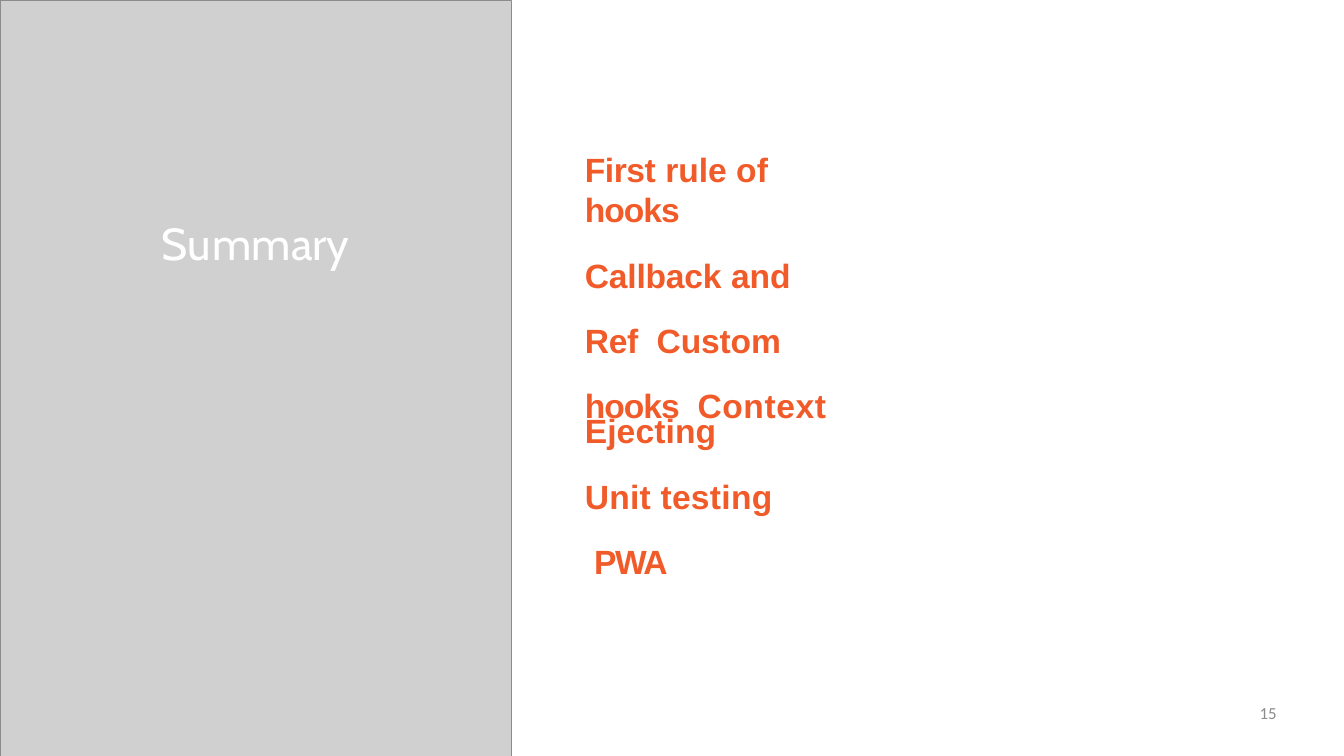
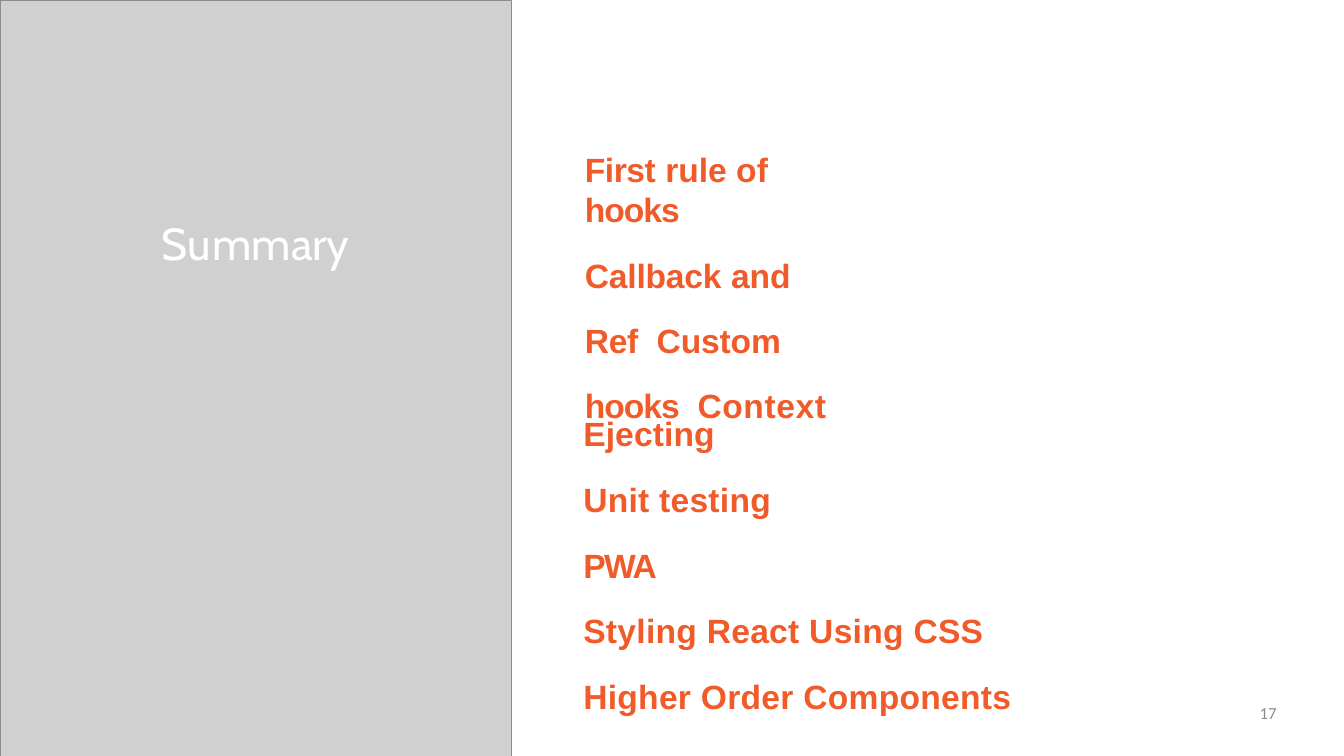
Before and after one commit to StevenJoseph19/UI, a slide deck: slide 17 of Day 18/Slides/6. Augmenting Features and Tooling/augmenting-features-and-tooling-slides.pptx (slide 15 before the commit). Drawn at 1344x756 pixels with LibreOffice and Linux fonts; fonts in the diff are those of the drawing; grey boxes stand for pictures; background and template pictures are left out. Boxes give left, top, right and bottom in pixels: in the first picture for what was removed or moved away, otherwise in the second. Text is boxed around its words. In the diff, an @@ line names an element or a change of style, - is before the commit and + after.

```diff
--- a/Day 18/Slides/6. Augmenting Features and Tooling/augmenting-features-and-tooling-slides.pptx
+++ b/Day 18/Slides/6. Augmenting Features and Tooling/augmenting-features-and-tooling-slides.pptx
@@ text at (583,487,1011,716): text changed @@
-Unit testing PWA
+Unit testing
+PWA
+Styling React Using CSS
+Higher Order Components
@@ page number at (1260,708,1277,719): text changed @@
-15
+17
```
Also in this commit, not shown: 2 slides added, 28 other files.
